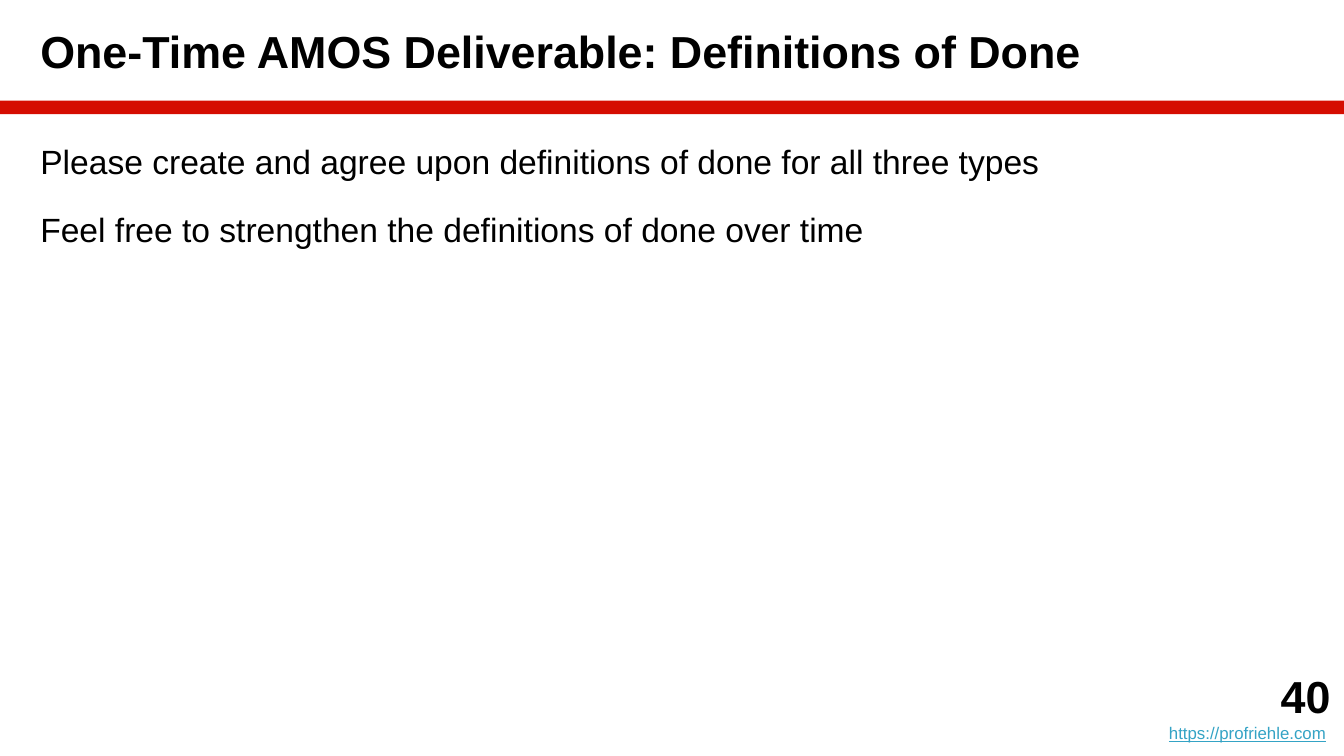
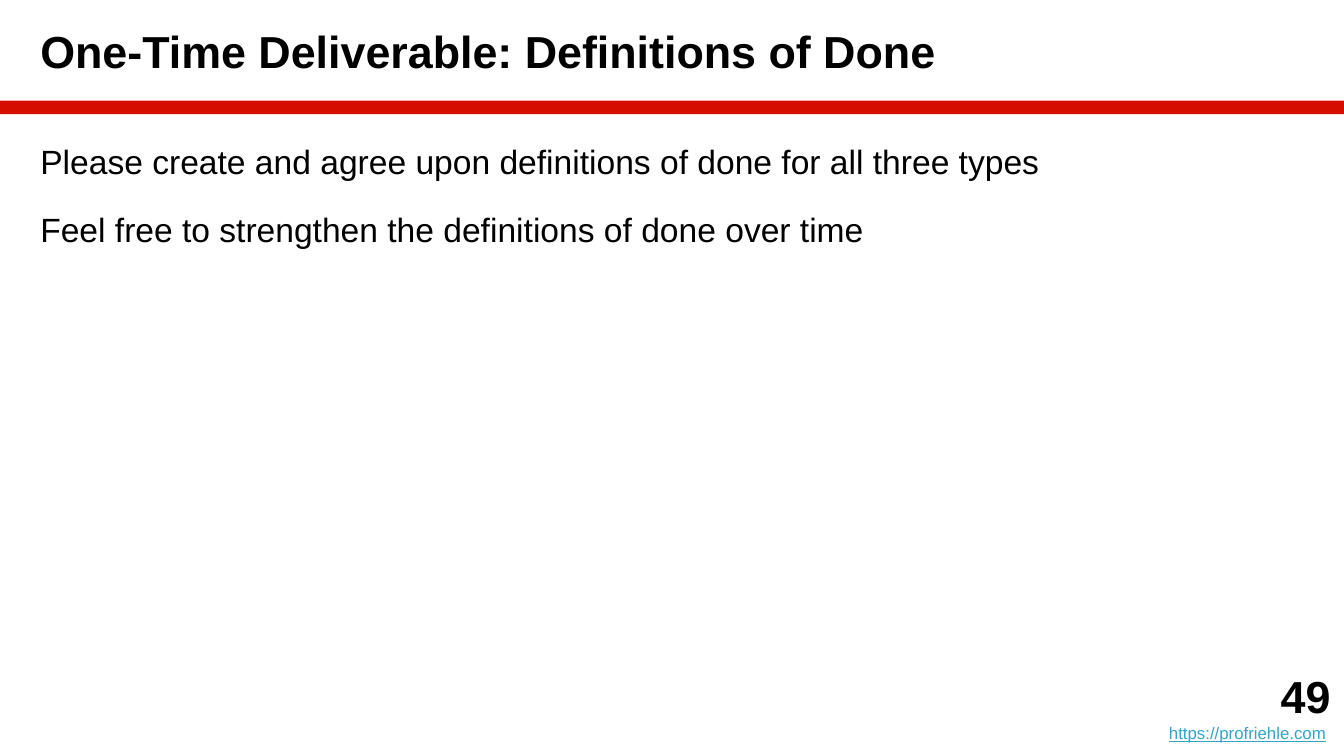
Before and after one commit to dirkriehle/amos-course, a slide deck: slide 49 of Lecture slides/AMOS B04 - Agile Planning.pptx (slide 40 before the commit). Drawn at 1344x756 pixels with LibreOffice and Linux fonts; fonts in the diff are those of the drawing. Boxes give left, top, right and bottom in pixels: in the first picture for what was removed or moved away, otherwise in the second. Text is boxed around its words. In the diff, an @@ line names an element or a change of style, - is before the commit and + after.

```diff
--- a/Lecture slides/AMOS B04 - Agile Planning.pptx
+++ b/Lecture slides/AMOS B04 - Agile Planning.pptx
@@ title at box(40, 35, 935, 69): text changed @@
-One-Time AMOS Deliverable: Definitions of Done
+One-Time Deliverable: Definitions of Done
@@ text at box(1281, 681, 1331, 714): text changed @@
-40
+49
```
Also in this commit, not shown: 12 other slides changed, 14 slides added, 2 slides removed, 8 other files.
